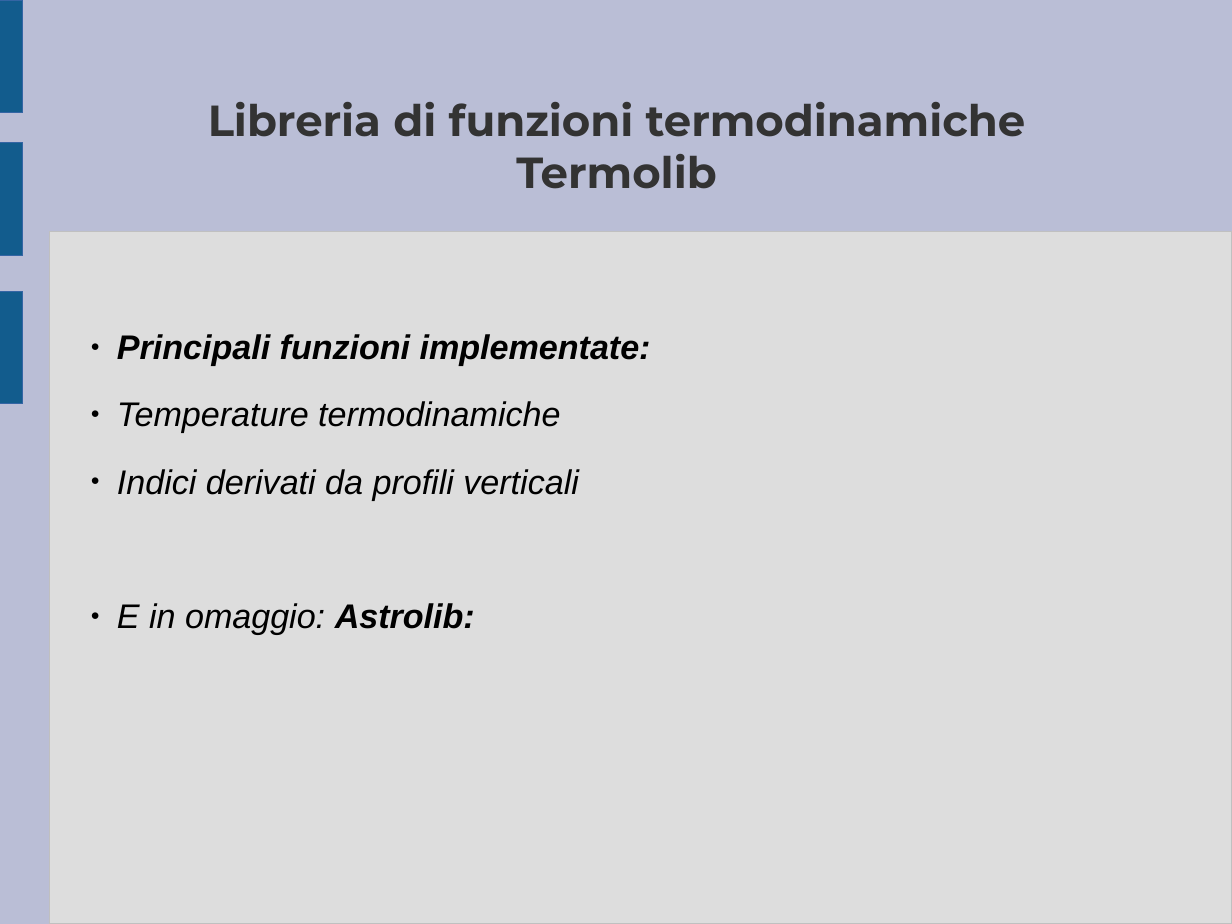
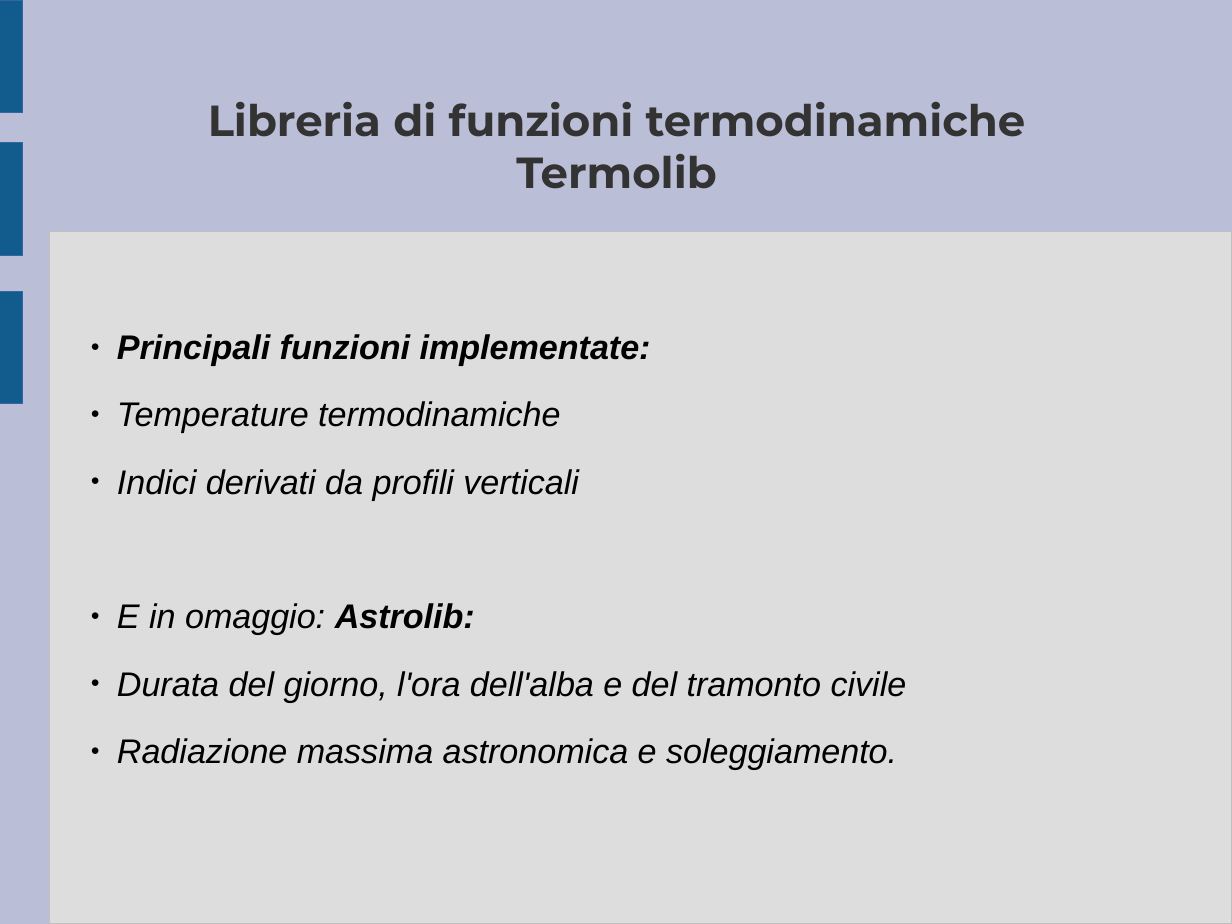
Before and after one commit to ARPA-SIMC/libsim, a slide deck: slide 11 of doc/breve_presentazione.odp. Drawn at 1232x924 pixels with LibreOffice and Linux fonts; fonts in the diff are those of the drawing. Boxes give left, top, right and bottom in pixels: in the first picture for what was removed or moved away, otherwise in the second. Text is boxed around its words. In the diff, an @@ line names an element or a change of style, - is before the commit and + after.

```diff
--- a/doc/breve_presentazione.odp
+++ b/doc/breve_presentazione.odp
@@ subtitle at bbox=[117, 671, 907, 770]: paragraphs added @@
+● Durata del giorno, l'ora dell'alba e del tramonto civile
+● Radiazione massima astronomica e soleggiamento.
```
Also in this commit, not shown: 2 other slides changed.
